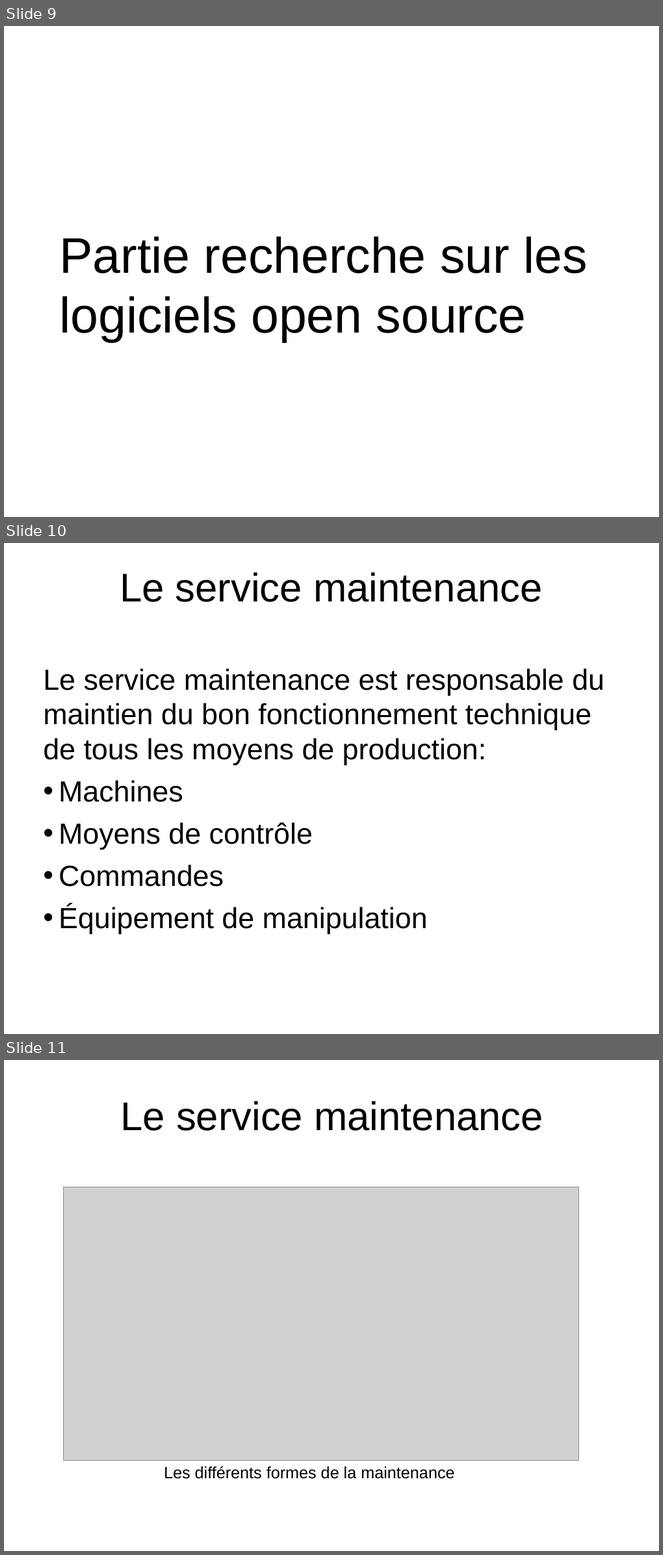
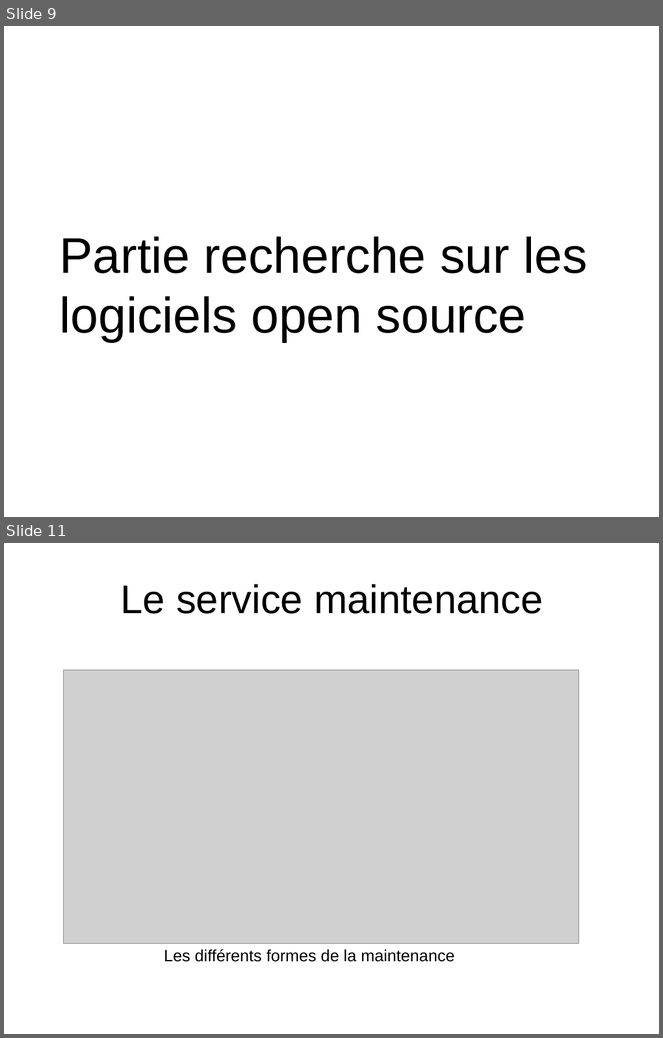
Before and after one commit to HabibAroua/Criminel_dep, a slide deck: documentation/presentation/P1/2734.ppt. Shown one above the other, each under a label of ours: slides 9, 10 and 11 before the commit, slides 9 and 11 after it; the slides between them are not shown. The pictures are 663x1555 and 663x1038 pixels, drawn with LibreOffice and Linux fonts; fonts in the diff are those of the drawing; grey boxes stand for pictures; background and template pictures are left out. Boxes give left, top, right and bottom in pixels: in the first picture for what was removed or moved away, otherwise in the second. Text is boxed around its words. In the diff, an @@ line names an element or a change of style, - is before the commit and + after.

```diff
--- a/documentation/presentation/P1/2734.ppt
+++ b/documentation/presentation/P1/2734.ppt
@@ slide 10 removed at (x1=4, y1=543, x2=659, y2=1034), background picture (left out) @@
@@ title removed at (x1=120, y1=572, x2=543, y2=602) @@
-Le service maintenance
@@ text removed at (x1=43, y1=668, x2=605, y2=934) @@
-Le service maintenance est responsable du maintien du bon fonctionnement technique de tous les moyens de production:
-• Machines
-• Moyens de contrôle
-• Commandes
-• Équipement de manipulation
```
Also in this commit, not shown: 1 slide added.
